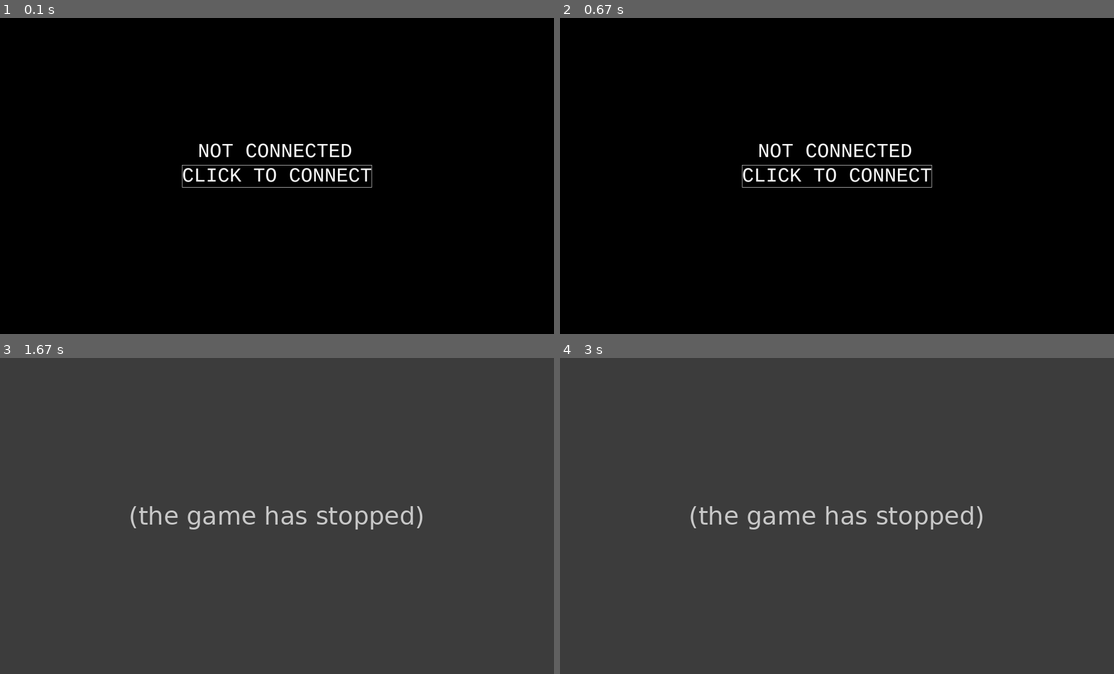
Above: before the commit, frames 1-4 (two rows, left to right).
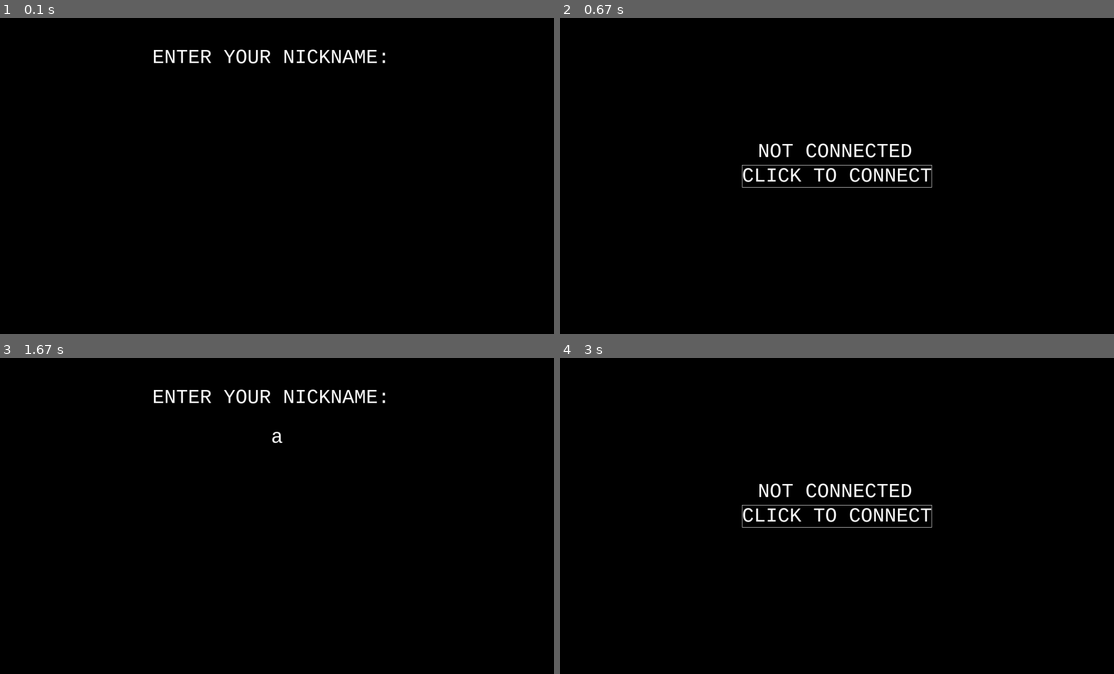
Above: after the commit, the same moments.

Repository: Guillotine189/pygame
Game: pygame game, started from multi/client.py
Two runs of this game, one before a commit and one after it. Both use one fixed random seed, a clock stepped at 60 frames per second and the inputs below.
Inputs:
- Up to frame 1 (0.1 s): no input
- Up to frame 2 (0.67 s): tap Enter at 0.33 s
- Up to frame 3 (1.67 s): tap Esc at 1.22 s; type "an" at 1.55 s
- Up to frame 4 (3 s): type "n" at 1.75 s; tap Enter at 1.88 s

The runs differ from the first frame. In frame 1, 1.9% of the frame differs, in the area x 27-70%, y 9-54%; in frame 2, nothing differs; in frame 3, 100%, in the area x 0-100%, y 0-100%; in frame 4, 100%.
Before the commit the program exited at 1.22 s; later frames show no game.

Commit message:
SOMETHING WAS IMPROVED

Diff:
--- a/multi/client.py
+++ b/multi/client.py
@@ -26,9 +26,14 @@
 text3_rec.center = (WIDTH / 2, HEIGHT / 2 + 100)
 connected = False
 
+nickname = ""
+
+
+msg_t = font_.render('', True, 'black')
+
 
 def receive(client):
-    global connected
+    global connected, msg_t
     while connected:
         try:
             msg = client.recv(1024).decode()
@@ -37,6 +42,10 @@
                 screen.blit(disconnected_text, (WIDTH/2 - 200, HEIGHT/2))
                 client.close()
                 connected = False
+            elif msg == "NICK":
+                client.send(nickname.encode())
+            else:
+                msg_t = font_.render(msg, True, 'white')
         except:
             client.close()
             connected = False
@@ -47,11 +56,12 @@
 
 
 def third(client):
-    global connected
+    global connected, msg_t
     user_input = ""
     enter_text = font_.render("ENTER TEXT", True, 'white')
     enter_text_rect = enter_text.get_rect()
     enter_text_rect.center = (WIDTH / 2, HEIGHT / 2 - 200)
+    msg_t_rec = msg_t.get_rect()
 
     while connected:
         screen.fill('black')
@@ -62,6 +72,8 @@
         screen.blit(user_text, user_text_rect)
         pygame.draw.rect(screen, 'white', user_text_rect, 1)
         screen.blit(enter_text, enter_text_rect)
+        screen.blit(msg_t, msg_t_rec)
+
 
         for event in pygame.event.get():
             if event.type == pygame.QUIT:
@@ -106,7 +118,7 @@
                     client.send("!D".encode())
                     client.close()
                     connected = False
-                    start()
+                    start2()
             if event.type == pygame.MOUSEBUTTONDOWN:
                 if text3_rec.collidepoint(mpos):
                     third(client)
@@ -114,8 +126,8 @@
         pygame.display.update()
 
 
-def start():
-    global screen, HOST, PORT, connected
+def start2():
+    global screen, HOST, PORT, connected, msg_t
     pygame.display.set_caption('TEST')
 
     tee2 = 'NOT CONNECTED'
@@ -132,14 +144,14 @@
                 sys.exit()
             if event.type == pygame.KEYDOWN:
                 if event.key == pygame.K_ESCAPE:
-                    pygame.quit()
-                    sys.exit()
+                    start()
             if event.type == pygame.MOUSEBUTTONDOWN:
                 if text_rec.collidepoint(mpos):
                     try:
                         client = socket.socket(socket.AF_INET, socket.SOCK_STREAM)
                         client.connect((HOST, PORT))
                         connected = True
+                        msg_t = font_.render('', True, 'black')
                         rec = threading.Thread(target=receive, args=(client,))
                         rec.start()
                         conn(client)
@@ -149,4 +161,37 @@
         pygame.display.update()
 
 
+def start():
+    global nickname
+    text0 = font_.render("ENTER YOUR NICKNAME: ", True, 'white')
+    text0_rec = text0.get_rect()
+    text0_rec.center = (WIDTH / 2, HEIGHT / 2 - 300)
+    temp = ''
+    while True:
+        screen.fill('black')
+        screen.blit(text0, text0_rec)
+        temp_text = font_.render(temp, True, 'white')
+        temp_text_rec = temp_text.get_rect()
+        temp_text_rec.center = (WIDTH / 2, HEIGHT / 2 - 200)
+        screen.blit(temp_text, temp_text_rec)
+        for event in pygame.event.get():
+            if event.type == pygame.QUIT:
+                pygame.quit()
+                sys.exit()
+            if event.type == pygame.KEYDOWN:
+                if event.key == pygame.K_BACKSPACE:
+                    temp = temp[0:-1]
+                elif event.key == pygame.K_RETURN:
+                    nickname = temp
+                    start2()
+                elif event.key == pygame.K_ESCAPE:
+                    pygame.quit()
+                    sys.exit()
+                else:
+                    temp += event.unicode
+
+        pygame.display.update()
+
+
+
 start()
--- a/multi/main.py
+++ b/multi/main.py
@@ -12,8 +12,23 @@
 server.bind((HOST, PORT))
 server.listen()
 
+clients = []
+nicknames = []
 
-def receive(client, addr):
+
+def broadcast(message):
+    for client in clients:
+        client.send(message.encode())
+
+
+def remove(client):
+    index = clients.index(client)
+    clients.remove(client)
+    nickname2 = nicknames[index]
+    nicknames.remove(nickname2)
+
+
+def receive(client, nickname):
     count = 0
     while True:
         try:
@@ -21,34 +36,42 @@
             if msg == '!D':
                 client.send(msg.encode())
                 client.close()
-                print(f"{addr} DISCONNECTED")
+                remove(client)
+                print(f"{nickname} DISCONNECTED")
                 break
             else:
-                print(f"MESSAGE FROM {addr}: {msg}")
+                print(f"MESSAGE FROM {nickname}: {msg}")
+                broadcasting_msg = f'{nickname}: ' + msg
+                broadcast(broadcasting_msg)
                 count += 1
         except:
             client.send("!D".encode())
             client.close()
-        if count >= 3:
+            remove(client)
+        if count >= 30:
             client.send("!D".encode())
             client.close()
-            print(f"{addr} DISCONNECTED")
+            remove(client)
+            print(f"{nickname} DISCONNECTED")
             break
 
 
-
-def start():
+def start2():
     total = 0
     while True:
         print("LISTENING..")
         client, addr = server.accept()
         print(f"CONNECTED WiTH {addr}")
-
-        receive_thread = threading.Thread(target=receive, args=(client, addr))
+        client.send("NICK".encode())
+        nickname = client.recv(1024).decode()
+        nicknames.append(nickname)
+        clients.append(client)
+        receive_thread = threading.Thread(target=receive, args=(client, nickname))
         receive_thread.start()
         total += 1
 
-        if total >= 2:
+        if total >= 5:
+            receive_thread.join()
             break
 
-start()
+start2()
